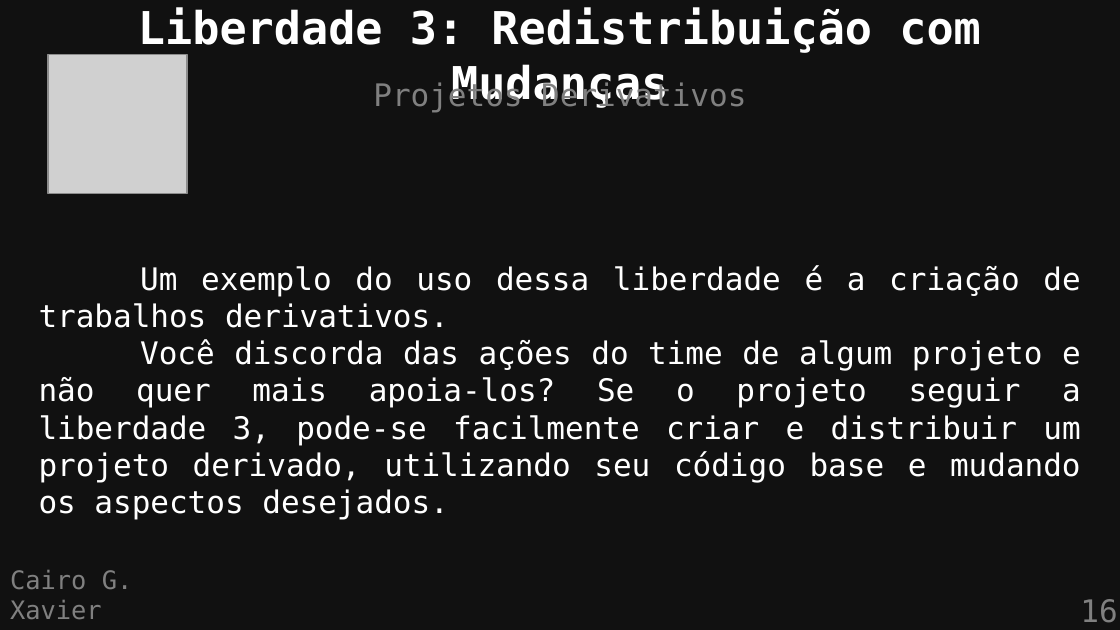
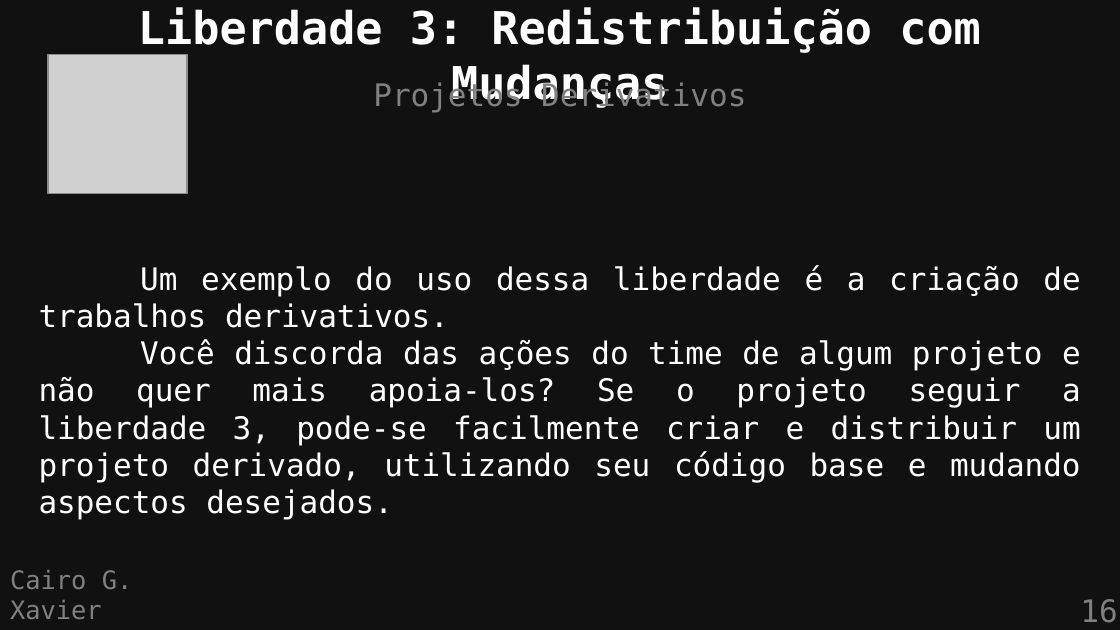
Before and after one commit to cairoGarcia/flisol-2026-ufmg, a slide deck: slide 16 of slides/definicao.odp. Drawn at 1120x630 pixels with LibreOffice and Linux fonts; fonts in the diff are those of the drawing; grey boxes stand for pictures. Boxes give left, top, right and bottom in pixels: in the first picture for what was removed or moved away, otherwise in the second. Text is boxed around its words. In the diff, an @@ line names an element or a change of style, - is before the commit and + after.

```diff
--- a/slides/definicao.odp
+++ b/slides/definicao.odp
@@ text at box(39, 339, 1081, 520): text changed @@
-Você discorda das ações do time de algum projeto e não quer mais apoia-los? Se o projeto seguir a liberdade 3, pode-se facilmente criar e distribuir um projeto derivado, utilizando seu código base e mudando os aspectos desejados.
+Você discorda das ações do time de algum projeto e não quer mais apoia-los? Se o projeto seguir a liberdade 3, pode-se facilmente criar e distribuir um projeto derivado, utilizando seu código base e mudando aspectos desejados.
```
Also in this commit, not shown: 2 other slides changed.
